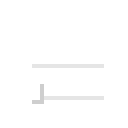
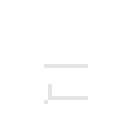
Layers edited between the first and the second 128px x 128px image:
painted on "Layer 3" over [32, 64, 104, 104]
